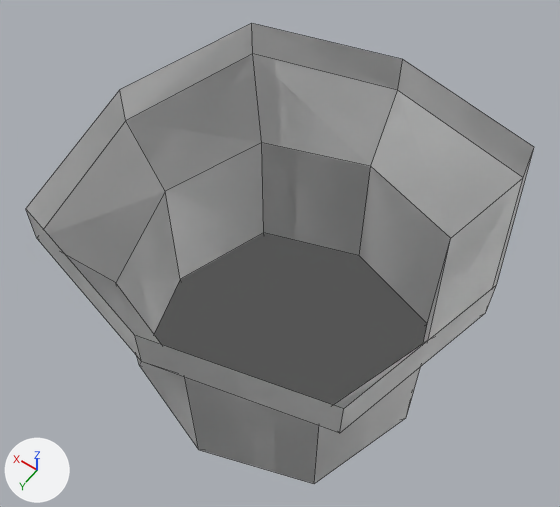
One commit to the Blender file Ninja Game/Assets/GameObjects/fountain.blend: the scene before it, then after it.
Camera for both pictures: a camera (50 mm lens) standing at (-3.37, 4.87, 10.7) and looking at (0.18, -0.1, 2.9). Every picture has the same lights, and +X, +Y and +Z are marked at lower left. Mesh edges are drawn as thin lines.
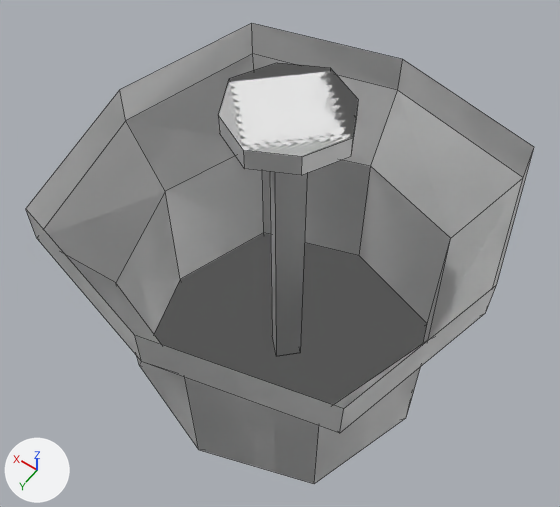
Edits to the bpy script that builds the scene:
```text
Change me_cube:
    used by ob_cube; location = (0.0, 0.0, 0.0)
    remove me_cube.from_pydata(...)  # 384 vertices, 266 faces; spans x -2.51..2.5, y -2.5..2.5, z 0.0..4.5
    add me_cube.from_pydata(...)  # 440 vertices, 294 faces; spans x -2.51..2.5, y -2.5..2.5, z 0.0..5.5
    me_cube part 1: a new loose piece of 16 vertices spanning x -0.75..0.75, y -0.75..0.75, z 5.25..5.5, in mat_material (white #e7e7e7)
    me_cube part 2: a new loose piece of 16 vertices spanning x -0.75..0.75, y -0.75..0.75, z 5.25..5.5, in mat_material (white #e7e7e7)
    me_cube part 3
    12 vertices are added at x -0.25..0.25, y -0.25..0.25, z 1.0
    12 new vertices lie (0.0, 0.0, 4.25) away from vertices in x -0.25..0.25, y -0.25..0.25, z 1.0
    10 new faces join them
```

Location of each change, (x1, y1, x2, y2) in pixels of the pictures (560 x 507 px):
part 1 of me_cube, added: after (230, 68, 358, 175)
part 2 of me_cube, added: after (218, 63, 358, 175)
part 3 of me_cube, added: after (270, 172, 307, 356)
